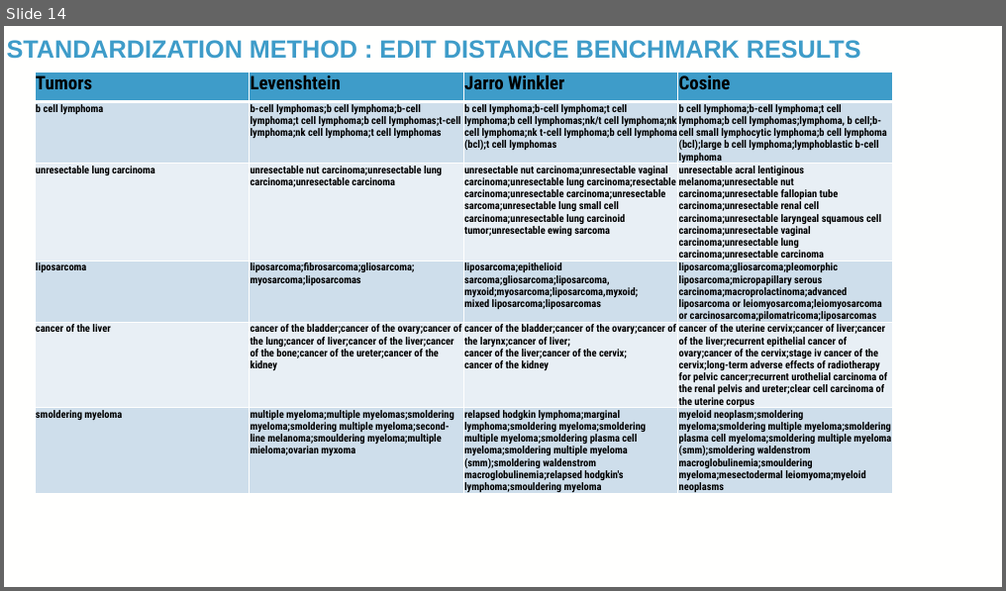
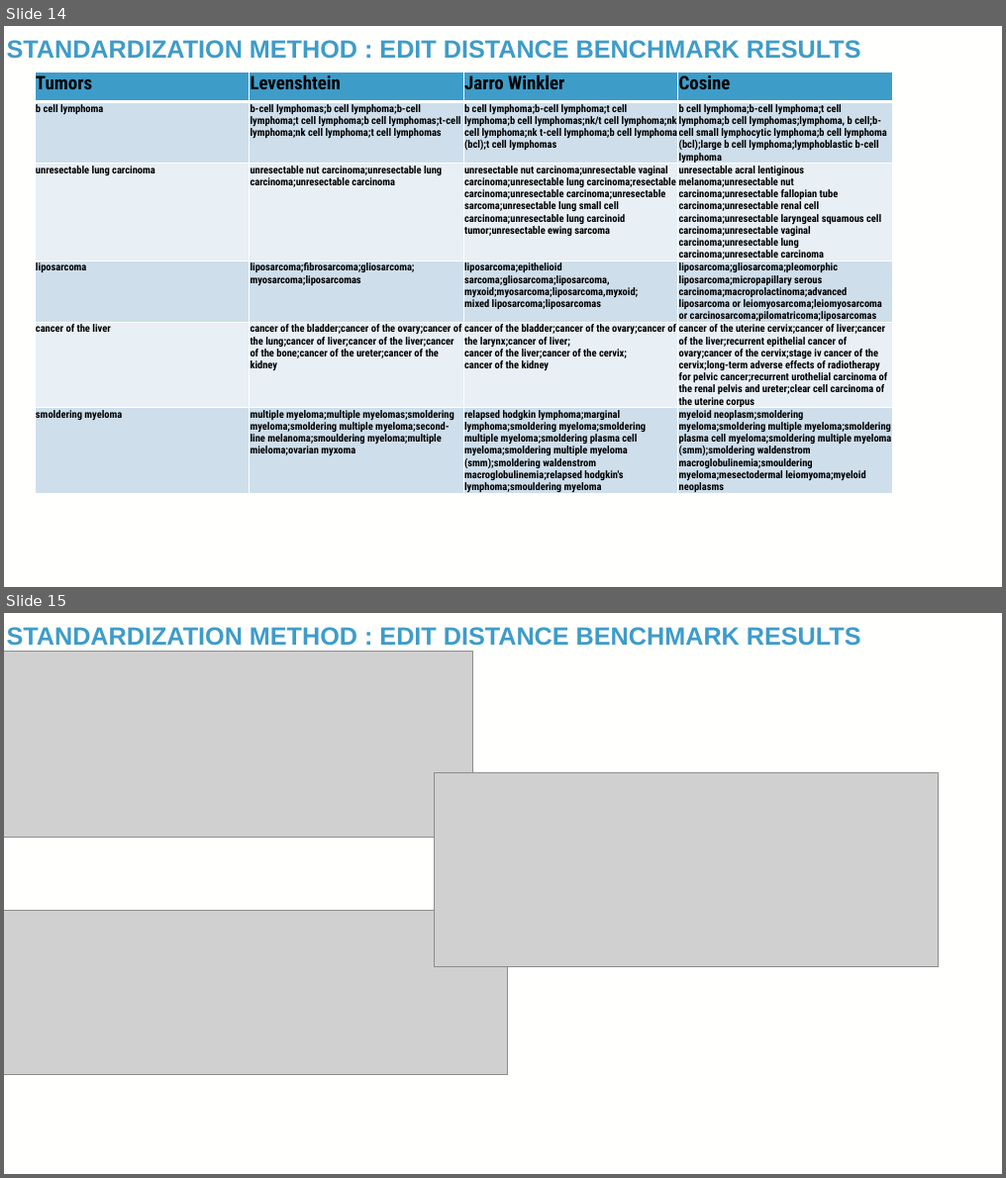
Before and after one commit to TaylorResearchLab/CANTOS, a slide deck: presentations/BIG_2024.pptx. Shown one above the other, each under a label of ours: slide 14 before the commit, slides 14 and 15 after it. The pictures are 1006x591 and 1006x1178 pixels, drawn with LibreOffice and Linux fonts; fonts in the diff are those of the drawing; grey boxes stand for pictures; background and template pictures are left out. Boxes give left, top, right and bottom in pixels: in the first picture for what was removed or moved away, otherwise in the second. Text is boxed around its words. In the diff, an @@ line names an element or a change of style, - is before the commit and + after.

Commit message:
adding ppt images

```diff
--- a/presentations/BIG_2024.pptx
+++ b/presentations/BIG_2024.pptx
@@ slide 15 added at box(4, 613, 1002, 1174), background picture (left out) @@
@@ title added at box(7, 627, 861, 646), 24 pt, text #3E9CC9, bold @@
+STANDARDIZATION METHOD : EDIT DISTANCE BENCHMARK RESULTS
@@ picture added at box(4, 652, 472, 838) @@
@@ picture added at box(435, 773, 939, 967) @@
@@ picture added at box(4, 910, 508, 1075) @@
@@ page number added at box(932, 1134, 976, 1163), 12 pt, text #FFFFFE @@
+15
```
Also in this commit, not shown: 1 slide changed, 1 other slide added, 5 other files.
